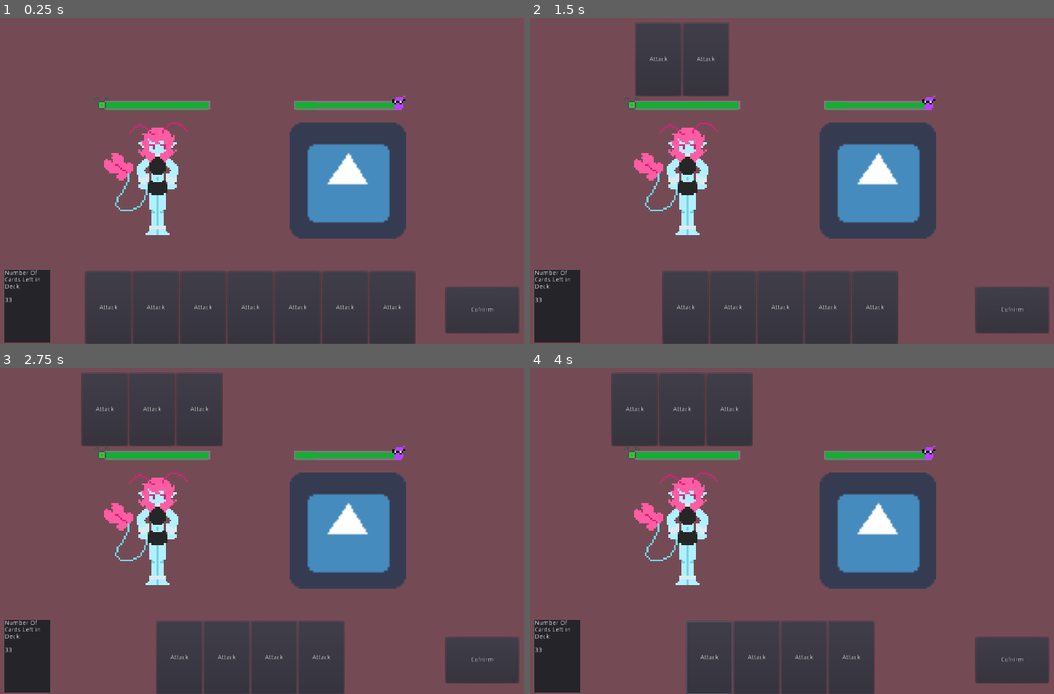
Above: before the commit, frames 1-4 (two rows, left to right).
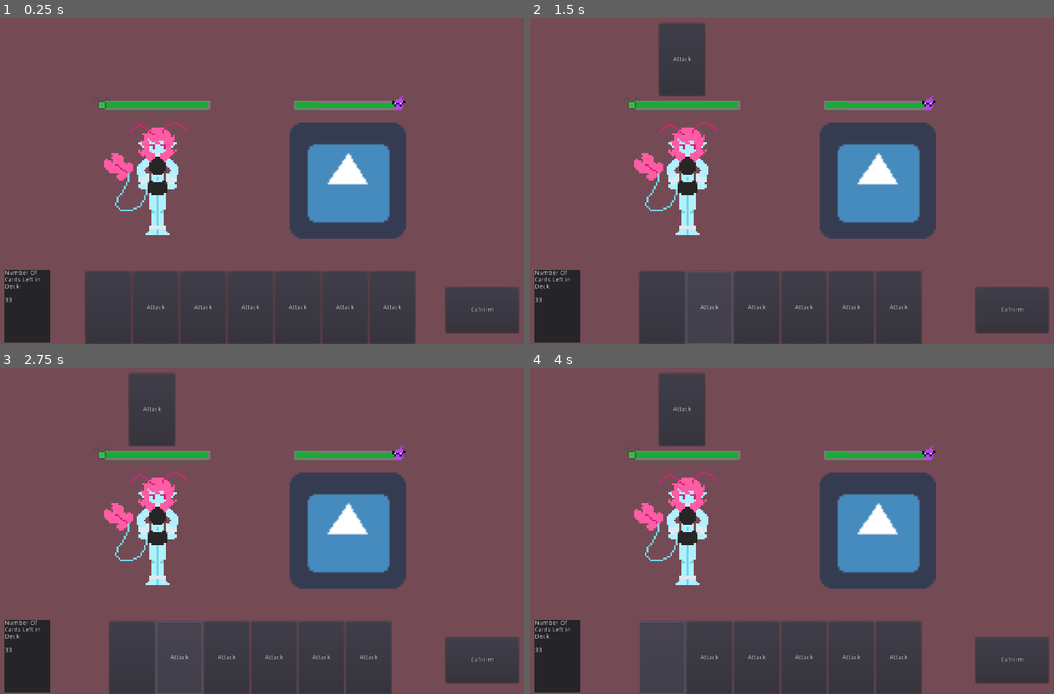
Above: after the commit, the same moments.

Repository: RyqShaw/May-Project
Game: Godot game, scene res://Battle/Battle.tscn
The game is run twice, just before and just after one commit, with the same random seed, the same clock (stepped at 60 frames per second) and the same inputs. This scene is started directly instead of the project's main scene. The engine's default icon, where the game draws it, is replaced by a stand-in: a white triangle on a blue panel in a dark square.
Inputs (mouse positions are in pixels of both pictures, inside the frame that each line leads up to):
- Up to frame 1 (0.25 s): no input
- Up to frame 2 (1.5 s): click "Attack" at 0.5 s; click "Attack" at 1.25 s
- Up to frame 3 (2.75 s): click "Attack" at 2 s
- Up to frame 4 (4 s): click "Attack" at 2.75 s; click (661, 658) at 3.52 s

The runs differ from the first frame. In frame 1, less than 0.1% of the frame differs, in the area x 19-78%, y 23-90%; in frame 2, 4.9%; in frame 3, 8.1%, in the area x 15-78%, y 1-100%; in frame 4, 8.1%.

Commit message:
Implemented Move Points System

Diff:
--- a/Battle/Battle.gd
+++ b/Battle/Battle.gd
@@ -16,7 +16,8 @@
 	player.connect("no_confidence", self, "on_Player_died")
 
 	#Init Deck for testing purposes
-	for i in 40:
+	cardHandler.deck.append(load("res://Battle/Cards/CardButton.tscn").instance())
+	for i in 39:
 		cardHandler.deck.append(load("res://Battle/Cards/AttackCardButton.tscn").instance())
 	create_hand()
 
@@ -36,8 +37,11 @@
 
 func create_hand():
 	for i in 7:
-		var card = cardHandler.deck.pop_front()
-		get_tree().get_root().get_node("Battle/UI/Cards").add_child(card)
+		deal_card()
+
+func deal_card():
+	var card = cardHandler.deck.pop_front()
+	get_tree().get_root().get_node("Battle/UI/Cards").add_child(card)
 
 func on_Player_died():
 #	$Player.queue_free()
@@ -49,11 +53,13 @@
 	if hand.get_child_count() < 7:
 		selectedCards.remove_child(card)
 		hand.add_child(card)
+		battleUnits.PlayerStats.moves += card.moveValue
 
 func add_selected(card):
-	if selectedCards.get_child_count() < 3:
+	if selectedCards.get_child_count() < battleUnits.PlayerStats.moves:
 		hand.remove_child(card)
 		selectedCards.add_child(card)
+		battleUnits.PlayerStats.moves -= card.moveValue
 
 
 func _on_Confirm_pressed():
--- a/Battle/Cards/AttackCardButton.gd
+++ b/Battle/Cards/AttackCardButton.gd
@@ -5,4 +5,3 @@
 	var player = battleUnits.PlayerStats
 	if enemy != null and player != null:
 		enemy.take_damage(1)
-		player.moves -= 1
--- a/Battle/Cards/AttackCardButton.tscn
+++ b/Battle/Cards/AttackCardButton.tscn
@@ -6,3 +6,4 @@
 [node name="AttackCardButton" instance=ExtResource( 1 )]
 text = "Attack"
 script = ExtResource( 2 )
+moveValue = 2
--- a/Battle/Cards/CardButton.gd
+++ b/Battle/Cards/CardButton.gd
@@ -2,6 +2,8 @@
 
 const battleUnits = preload("res://Battle/BattleUnits.tres")
 const cardHandler = preload("res://Battle/Cards/CardHandler.tres")
+
+export var moveValue = 1
 
 func _on_CardButton_pressed():
 	if get_parent().name == "Cards":
--- a/Battle/Enemy/Enemy.tscn
+++ b/Battle/Enemy/Enemy.tscn
@@ -68,7 +68,6 @@
 [node name="emptybarPart2" type="AnimatedSprite" parent="EnemyConfBar"]
 position = Vector2( 3, -4 )
 frames = SubResource( 4 )
-frame = 1
 playing = true
 
 [node name="AnimationPlayer" type="AnimationPlayer" parent="."]
--- a/Battle/Player/PlayerBattle.gd
+++ b/Battle/Player/PlayerBattle.gd
@@ -8,7 +8,6 @@
 onready var confidence = $PlayerConfBar/Filling
 
 func _ready():
-	print((player.confidence / player.max_confidence))
 	player.connect("confidence_changed",self, "set_bar")
 
 func set_bar(value):
--- a/Battle/Player/PlayerStats.gd
+++ b/Battle/Player/PlayerStats.gd
@@ -6,9 +6,7 @@
 export var max_confidence = 3 setget set_max_confidence
 var confidence = max_confidence setget set_confidence
 
-export var speed = 1 setget set_speed
-
-export var max_moves = 1 setget set_max_moves
+export var max_moves = 3 setget set_max_moves
 var moves = max_moves setget set_moves
 
 signal no_confidence()
@@ -29,15 +27,9 @@
 	if confidence == 0:
 		emit_signal("no_confidence")
 
-func set_speed(value):
-	speed = value
-	emit_signal("speed_changed", speed)
-
 func set_moves(value):
 	moves = clamp(value, 0, max_moves)
 	emit_signal("moves_changed", moves)
-	if moves == 0:
-		turnManager.turn = turnManager.ENEMY_TURN
 
 func set_max_moves(value):
 	max_moves = value
--- a/Battle/Player/PlayerStats.tres
+++ b/Battle/Player/PlayerStats.tres
@@ -5,5 +5,4 @@
 [resource]
 script = ExtResource( 1 )
 max_confidence = 3
-speed = 1
-max_moves = 1
+max_moves = 3
